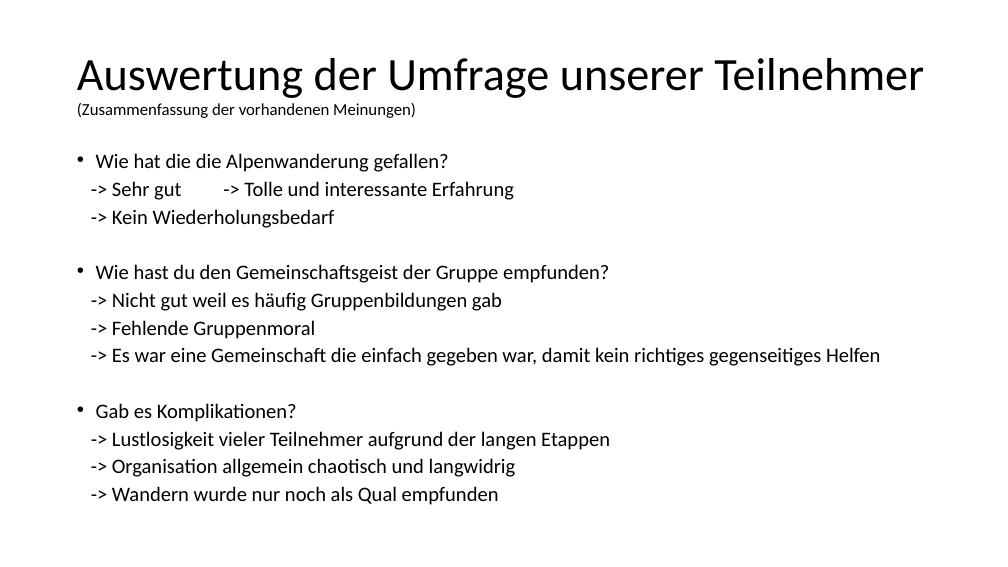
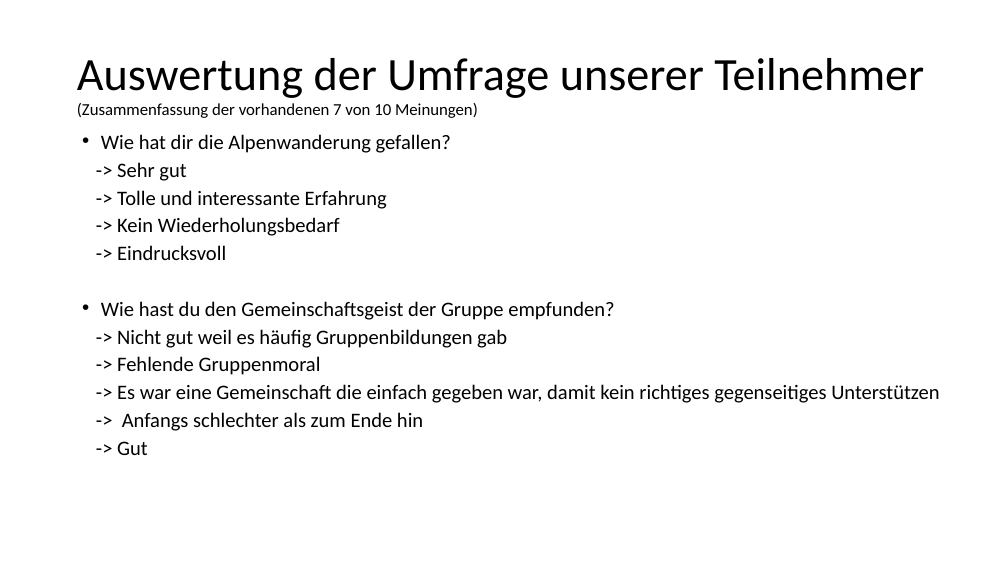
Before and after one commit to dawgermany/Praesentation-Alpen, a slide deck: slide 4 of Präsentationen/Alpenwanderung als Motivationsstrategie.pptx. Drawn at 1008x567 pixels with LibreOffice and Linux fonts; fonts in the diff are those of the drawing. Boxes give left, top, right and bottom in pixels: in the first picture for what was removed or moved away, otherwise in the second. Text is boxed around its words. In the diff, an @@ line names an element or a change of style, - is before the commit and + after.

```diff
--- a/Präsentationen/Alpenwanderung als Motivationsstrategie.pptx
+++ b/Präsentationen/Alpenwanderung als Motivationsstrategie.pptx
@@ title at (77,58,924,118): text changed @@
-Auswertung der Umfrage unserer Teilnehmer
-(Zusammenfassung der vorhandenen Meinungen)
+Auswertung der Umfrage unserer Teilnehmer
+(Zusammenfassung der vorhandenen 7 von 10 Meinungen)
@@ text "Wie hat dir die Alpenwanderung ...": place and size @@
-text "Wie hat dir die Alpenwanderung ..." at (96,153,880,505)
+text "Wie hat dir die Alpenwanderung ..." at (101,134,939,455)
@@ text at (101,134,451,209): text changed @@
-• Wie hat die die Alpenwanderung gefallen?
--> Sehr gut -> Tolle und interessante Erfahrung
+• Wie hat dir die Alpenwanderung gefallen?
+-> Sehr gut
+-> Tolle und interessante Erfahrung
@@ text at (117,245,226,260): paragraph added @@
+-> Eindrucksvoll
@@ text at (117,384,939,455): text changed @@
--> Es war eine Gemeinschaft die einfach gegeben war, damit kein richtiges gegenseitiges Helfen
-• Gab es Komplikationen?
--> Lustlosigkeit vieler Teilnehmer aufgrund der langen Etappen
--> Organisation allgemein chaotisch und langwidrig
--> Wandern wurde nur noch als Qual empfunden
+-> Es war eine Gemeinschaft die einfach gegeben war, damit kein richtiges gegenseitiges Unterstützen
+-> Anfangs schlechter als zum Ende hin
+-> Gut
```
Also in this commit, not shown: 2 other slides changed, 1 slide added, 1 other file.
